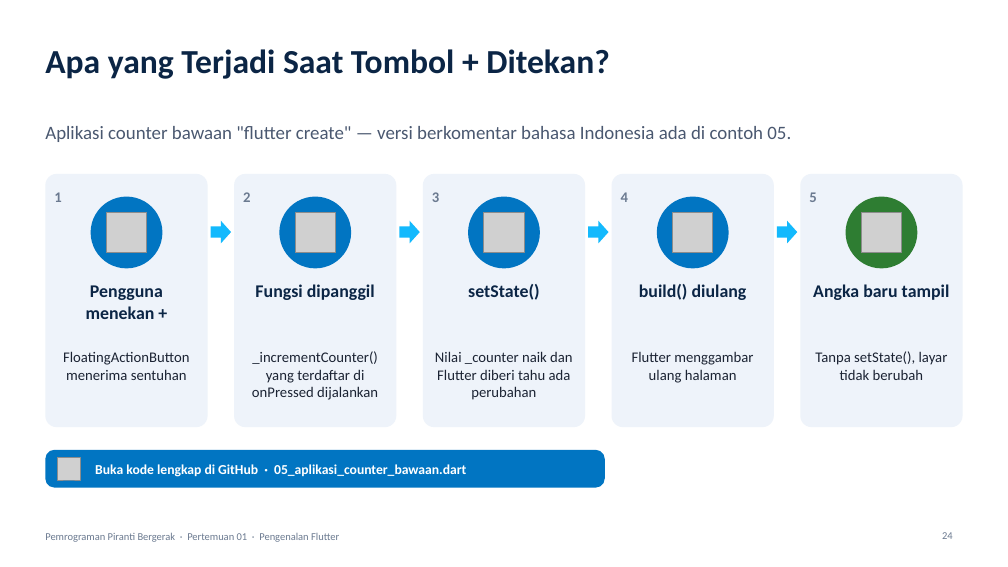
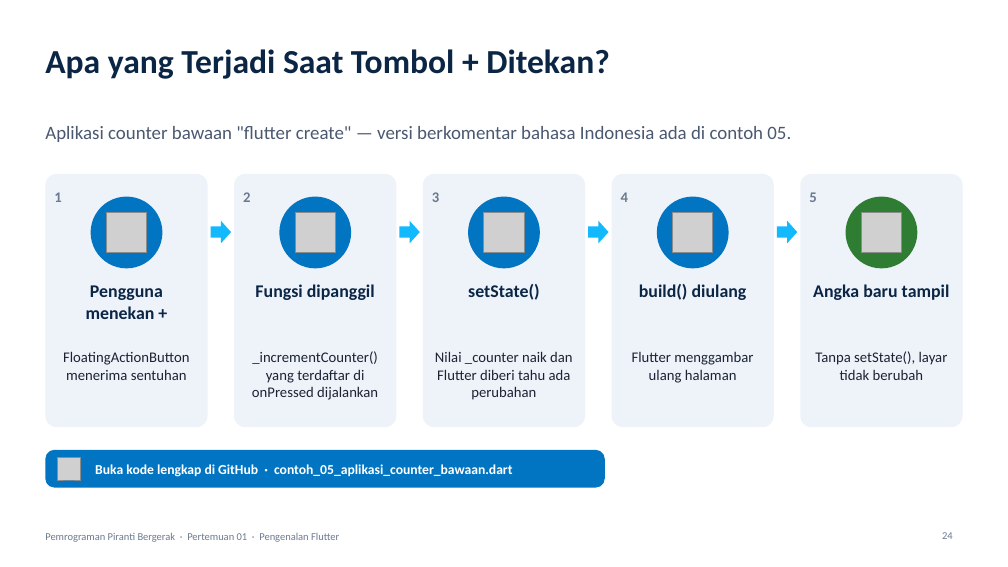
Before and after one commit to antonprafanto/mobile2026, a slide deck: slide 24 of pertemuan_01_pengenalan_flutter/slide/PERTEMUAN_01_Pengenalan_Flutter.pptx. Drawn at 1008x567 pixels with LibreOffice and Linux fonts; fonts in the diff are those of the drawing; grey boxes stand for pictures. Boxes give left, top, right and bottom in pixels: in the first picture for what was removed or moved away, otherwise in the second. Text is boxed around its words. In the diff, an @@ line names an element or a change of style, - is before the commit and + after.

```diff
--- a/pertemuan_01_pengenalan_flutter/slide/PERTEMUAN_01_Pengenalan_Flutter.pptx
+++ b/pertemuan_01_pengenalan_flutter/slide/PERTEMUAN_01_Pengenalan_Flutter.pptx
@@ text in rounded rectangle at (95,464,512,477): text changed @@
-Buka kode lengkap di GitHub · 05_aplikasi_counter_bawaan.dart
+Buka kode lengkap di GitHub · contoh_05_aplikasi_counter_bawaan.dart
```
Also in this commit, not shown: 5 other slides changed, 32 other files.
